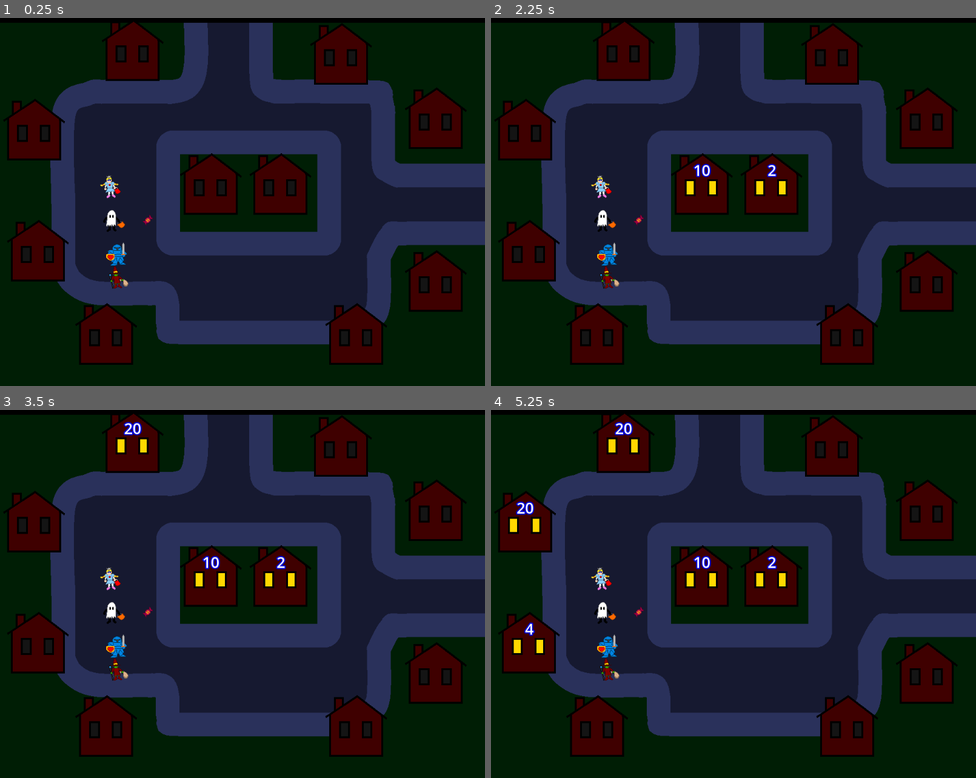
Above: before the commit, frames 1-4 (two rows, left to right).
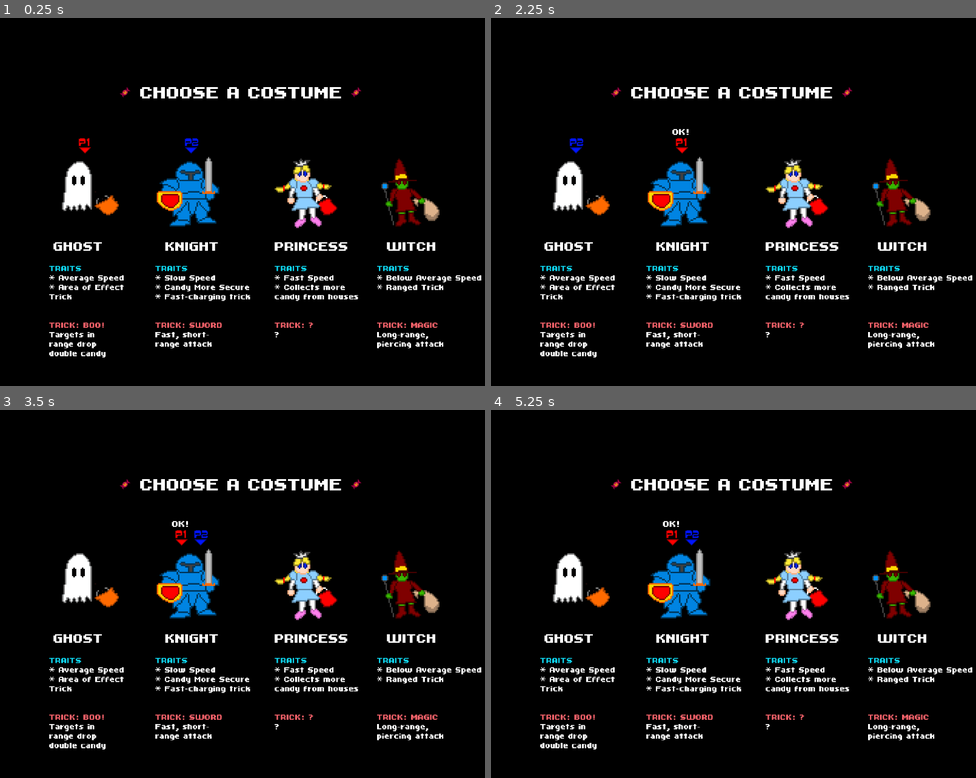
Above: after the commit, the same moments.

Repository: King9999/trickortreat_godot
Game: Godot game, scene res://Scenes/costume_select_screen.tscn
Two runs of this game, one before a commit and one after it. Both use one fixed random seed, a clock stepped at 60 frames per second and the inputs below. Before the commit the project starts from res://Scenes/main.tscn.
Inputs:
- Up to frame 1 (0.25 s): no input
- Up to frame 2 (2.25 s): tap Enter at 0.5 s; hold D (P1_Right) 0.53-1.28 s; tap Space (P1_Trick) at 0.6, 2 s; hold S (P1_Down) 1.28-2.03 s; tap Down (P2_Down) at 1.35 s; hold D (P1_Right) from 2.03 s (still down); tap Left (P2_Left) at 2.1 s
- Up to frame 3 (3.5 s): tap Enter at 2.75 s; release D (P1_Right) at 2.78 s; hold W (P1_Up) from 2.78 s (still down); tap Right (P2_Right) at 2.85 s
- Up to frame 4 (5.25 s): tap Space (P1_Trick) at 3.5, 5.1 s; release W (P1_Up) at 3.53 s; hold A (P1_Left) 3.53-5.03 s; tap Ctrl (P2_Trick) at 3.6 s; tap Up (P2_Up) at 4.35 s; tap Enter at 5 s; hold S (P1_Down) from 5.03 s (still down)

The runs differ from the first frame. In frame 1, 94% of the frame differs, in the area x 0-100%, y 0-100%; in frame 2, 95%; in frame 3, 95%; in frame 4, 95%.

Commit message:
"OK" text now appears when selecting costume
Also, nothing will happen if player tries to select same costume as the other player.

Also set costume select as the main scene

Diff:
--- a/Scenes/costume_select_screen.tscn
+++ b/Scenes/costume_select_screen.tscn
@@ -21,6 +21,9 @@
 font = ExtResource("1_beft7")
 font_size = 8
 
+[sub_resource type="LabelSettings" id="LabelSettings_2dufx"]
+font = ExtResource("1_beft7")
+
 [node name="Costume Select Screen" type="Control"]
 layout_mode = 3
 anchors_preset = 15
@@ -255,6 +258,29 @@
 [node name="P1 Cursor" type="Sprite2D" parent="Input Manager"]
 texture = ExtResource("8_mm8bp")
 
+[node name="P1 OK Label" type="Label" parent="Input Manager/P1 Cursor"]
+anchors_preset = 5
+anchor_left = 0.5
+anchor_right = 0.5
+offset_left = -40.0
+offset_top = -40.0
+offset_bottom = -17.0
+grow_horizontal = 2
+text = "OK!"
+label_settings = SubResource("LabelSettings_2dufx")
+
 [node name="P2 Cursor" type="Sprite2D" parent="Input Manager"]
 position = Vector2(232, 0)
 texture = ExtResource("9_yxyi2")
+
+[node name="P2 OK Label" type="Label" parent="Input Manager/P2 Cursor"]
+anchors_preset = 5
+anchor_left = 0.5
+anchor_right = 0.5
+offset_left = -36.0
+offset_top = -40.0
+offset_right = 4.0
+offset_bottom = -17.0
+grow_horizontal = 2
+text = "OK!"
+label_settings = SubResource("LabelSettings_2dufx")
--- a/Scripts/costume_base.gd
+++ b/Scripts/costume_base.gd
@@ -17,9 +17,8 @@
 @export var move_speed: float = BASE_MOVE_SPEED        #scales vx and vy. Lower value = slower speed
 
 @export_category("Timers & Booleans")
-#@export var public float currentTime;                   //used to track when trick can be used again.
-var last_invul_time: float             #timestamp to get current time
-@export var invul_duration: float = 1.5       #time in seconds. Determines how long player is invincible
+var last_invul_time: float             			#timestamp to get current time
+@export var invul_duration: float = 1.5       	#time in seconds. Determines how long player is invincible
 @export var invincible: bool
 var last_stun_time: float
 @export var stun_duration: float = 1          #time in seconds. Player can't move during this time
--- a/Scripts/input_manager.gd
+++ b/Scripts/input_manager.gd
@@ -6,8 +6,10 @@
 
 @onready var cursor_p1: Sprite2D = $"P1 Cursor"
 @onready var cursor_p2: Sprite2D = $"P2 Cursor"
-var input_p1: InputEvent
-var input_p2: InputEvent
+@onready var cursor_p1_ok: Label = $"P1 Cursor/P1 OK Label"
+@onready var cursor_p2_ok: Label = $"P2 Cursor/P2 OK Label"
+@export var player1_picked: bool
+@export var player2_picked: bool
 
 #player controls
 """const left_p1: String = "P1_Left"
@@ -40,41 +42,57 @@
 func _ready() -> void:
 	Singleton.costume_p1 = Singleton.Selection.GHOST
 	Singleton.costume_p2 = Singleton.Selection.KNIGHT
+	cursor_p1_ok.visible = false
+	cursor_p2_ok.visible = false
 
 
 func _process(delta: float) -> void:
 	#Player 1 controls
-	if Input.is_action_just_pressed(Singleton.left_p1):	#is_action_just_pressed executes action only once
-		#move P1 cursor left
-		if (Singleton.costume_p1 <= 0):
-			Singleton.costume_p1 = Singleton.Selection.size() - 1
-		else:
-			Singleton.costume_p1 -= 1
-		print(Singleton.Selection.keys()[Singleton.costume_p1])
-	if Input.is_action_just_pressed(Singleton.right_p1):
-		if (Singleton.costume_p1 >= Singleton.Selection.size() - 1):
-			Singleton.costume_p1 = 0
-		else:
-			Singleton.costume_p1 += 1
-		print(Singleton.Selection.keys()[Singleton.costume_p1])
-	if Input.is_action_just_pressed(Singleton.confirm_p1):
-		print("P1 Selected {0}".format([Singleton.Selection.keys()[Singleton.costume_p1]]))
+	if !player1_picked:
+		if Input.is_action_just_pressed(Singleton.left_p1):	#is_action_just_pressed executes action only once
+			#move P1 cursor left
+			if (Singleton.costume_p1 <= 0):
+				Singleton.costume_p1 = Singleton.Selection.size() - 1
+			else:
+				Singleton.costume_p1 -= 1
+			#print(Singleton.Selection.keys()[Singleton.costume_p1])
+		if Input.is_action_just_pressed(Singleton.right_p1):
+			if (Singleton.costume_p1 >= Singleton.Selection.size() - 1):
+				Singleton.costume_p1 = 0
+			else:
+				Singleton.costume_p1 += 1
+			#print(Singleton.Selection.keys()[Singleton.costume_p1])
+		if Input.is_action_just_pressed(Singleton.confirm_p1):
+			#player 1 cannot pick same costume as player 2
+			if player2_picked && Singleton.costume_p1 == Singleton.costume_p2:
+				return
 
-	#Player 2 controls
-	if Input.is_action_just_pressed(Singleton.left_p2):
-		if (Singleton.costume_p2 <= 0):
-			Singleton.costume_p2 = Singleton.Selection.size() - 1
-		else:
-			Singleton.costume_p2 -= 1
-		print("P2 Presed left")
-	if Input.is_action_just_pressed(Singleton.right_p2):
-		if (Singleton.costume_p2 >= Singleton.Selection.size() - 1):
-			Singleton.costume_p2 = 0
-		else:
-			Singleton.costume_p2 += 1
-		print("P2 Presed right")
-	if Input.is_action_just_pressed(Singleton.confirm_p2):
-		print("P2 Selected costume")
+			player1_picked = true
+			cursor_p1_ok.visible = true
+			#print("P1 Selected {0}".format([Singleton.Selection.keys()[Singleton.costume_p1]]))
+
+		#Player 2 controls
+	if !player2_picked:
+		if Input.is_action_just_pressed(Singleton.left_p2):
+			if (Singleton.costume_p2 <= 0):
+				Singleton.costume_p2 = Singleton.Selection.size() - 1
+			else:
+				Singleton.costume_p2 -= 1
+			#print("P2 Presed left")
+		if Input.is_action_just_pressed(Singleton.right_p2):
+			if (Singleton.costume_p2 >= Singleton.Selection.size() - 1):
+				Singleton.costume_p2 = 0
+			else:
+				Singleton.costume_p2 += 1
+			#print("P2 Presed right")
+		if Input.is_action_just_pressed(Singleton.confirm_p2):
+			#player 2 cannot pick same costume as player 1
+			if player1_picked && Singleton.costume_p1 == Singleton.costume_p2:
+				return
+
+			player2_picked = true
+			cursor_p2_ok.visible = true
+			#print("P2 Selected costume")
 
 	#update cursor positions
 	match (Singleton.costume_p1):
@@ -101,3 +119,10 @@
 	if Singleton.costume_p1 == Singleton.costume_p2:
 		cursor_p1.global_position = cursor_p1.global_position + x_offset_cursor1
 		cursor_p2.global_position = cursor_p2.global_position + x_offset_cursor2
+
+	#check if both players picked their costume, then move to main game scene
+	if _both_players_picked_costume():
+		get_tree().change_scene_to_file("res://Scenes/main.tscn")
+
+func _both_players_picked_costume():
+	return player1_picked && player2_picked
--- a/project.godot
+++ b/project.godot
@@ -11,7 +11,7 @@
 [application]
 
 config/name="TrickOrTreat_Godot"
-run/main_scene="res://Scenes/main.tscn"
+run/main_scene="uid://4cxf6wo2kifx"
 config/features=PackedStringArray("4.4", "GL Compatibility")
 config/icon="res://icon.svg"
 
Not shown: 1 places in Scenes/costume_select_screen.tscn that only renumber resources
